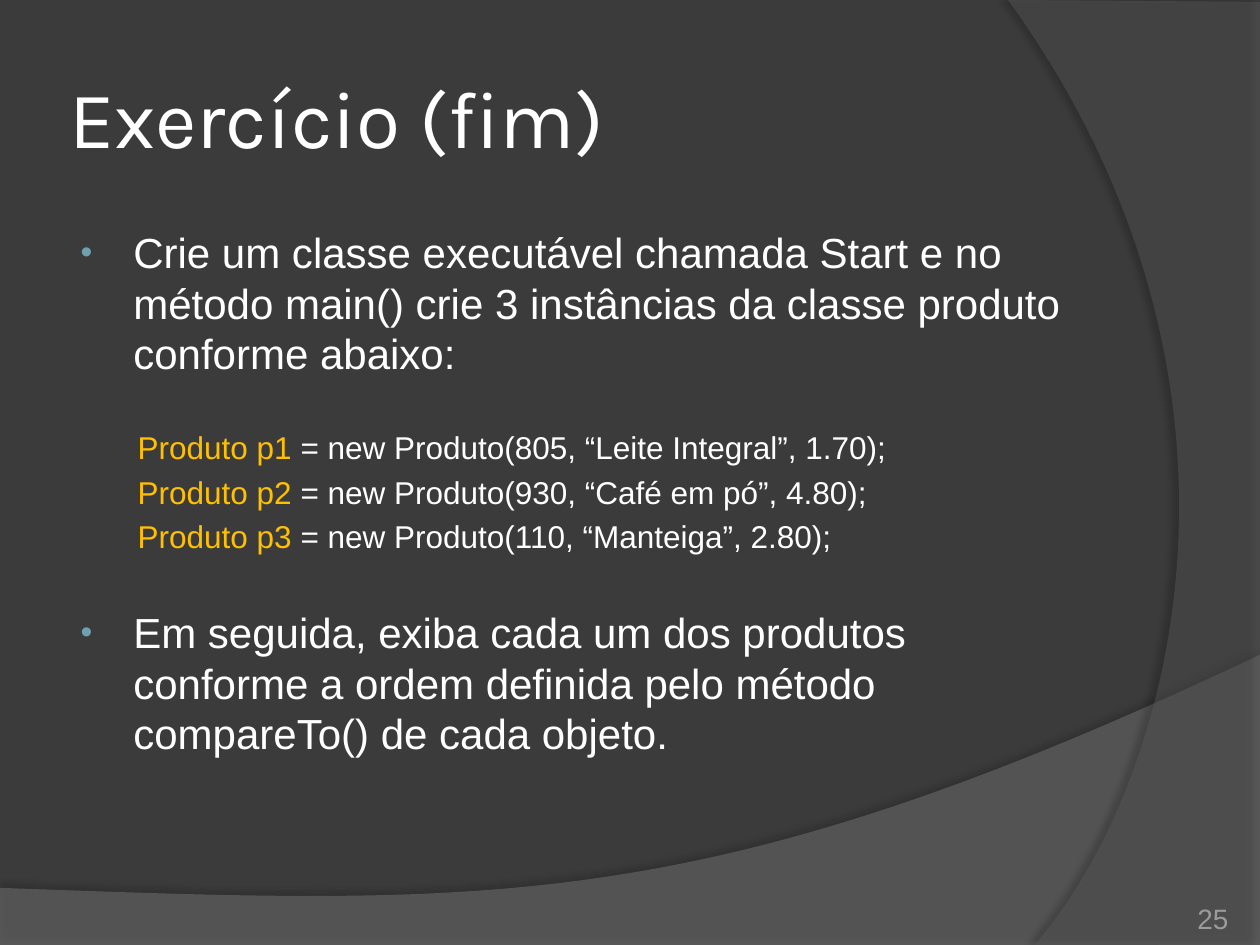
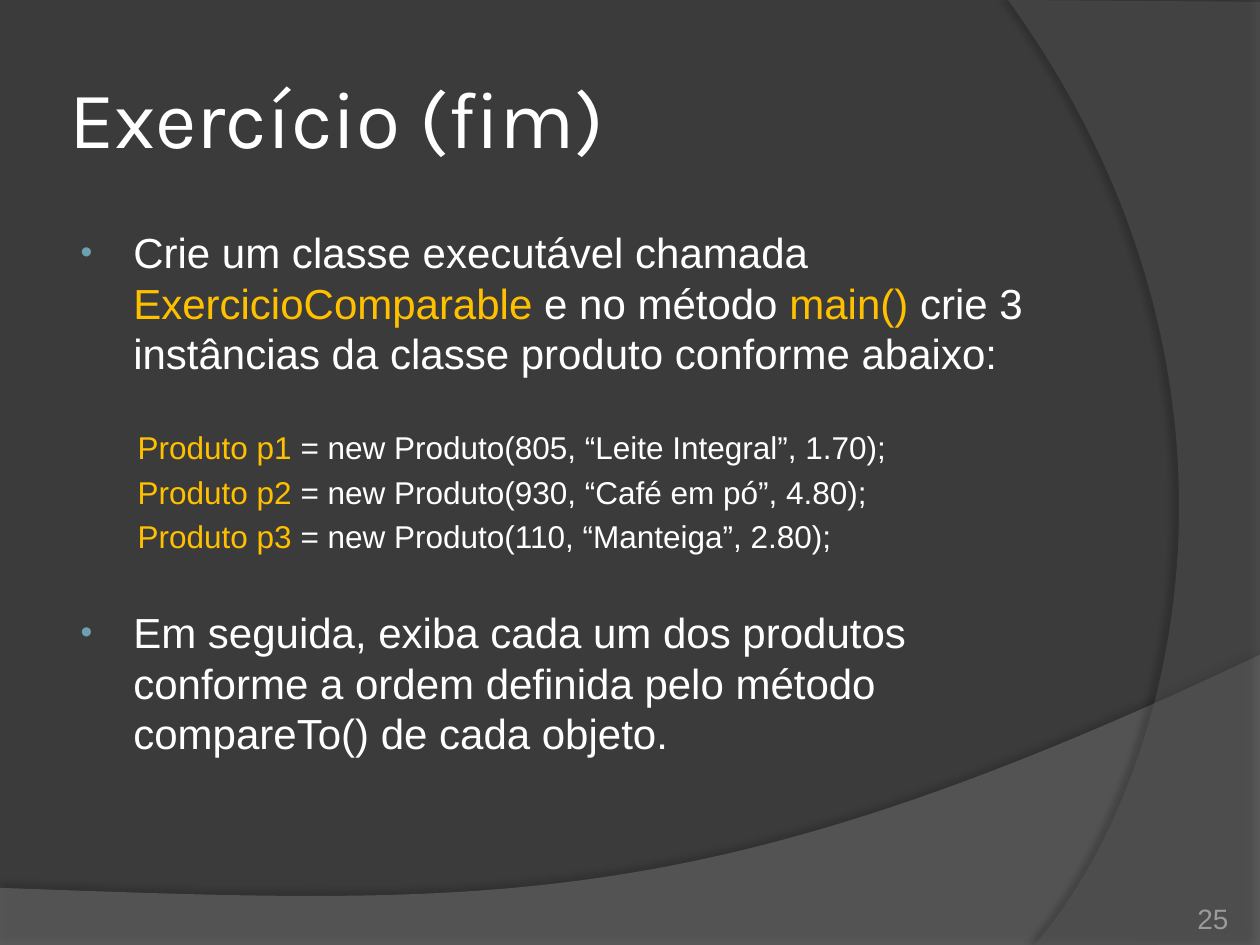
Before and after one commit to duchesqui/slzvieira-training, a slide deck: slide 25 of 2-Java-Programmer-Modulo-II/09.Capitulo03.pptx. Drawn at 1260x945 pixels with LibreOffice and Linux fonts; fonts in the diff are those of the drawing. Boxes give left, top, right and bottom in pixels: in the first picture for what was removed or moved away, otherwise in the second. Text is boxed around its words. In the diff, an @@ line names an element or a change of style, - is before the commit and + after.

```diff
--- a/2-Java-Programmer-Modulo-II/09.Capitulo03.pptx
+++ b/2-Java-Programmer-Modulo-II/09.Capitulo03.pptx
@@ text at (133, 237, 1022, 378): text changed @@
-• Crie um classe executável chamada Start e no método main() crie 3 instâncias da classe produto conforme abaixo:
+• Crie um classe executável chamada ExercicioComparable e no método main() crie 3 instâncias da classe produto conforme abaixo:
```
Also in this commit, not shown: 2 other slides changed, 3 other files.
